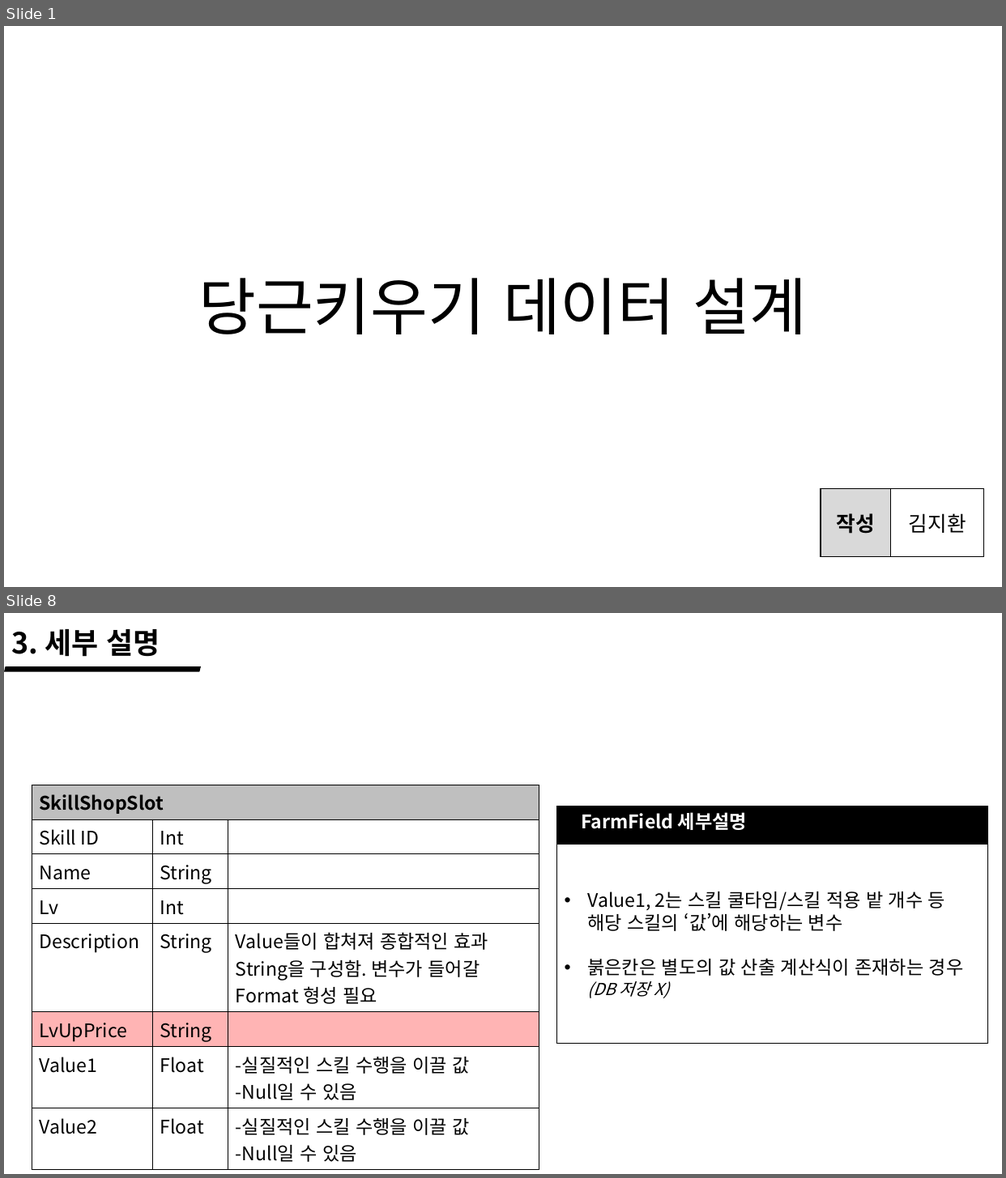
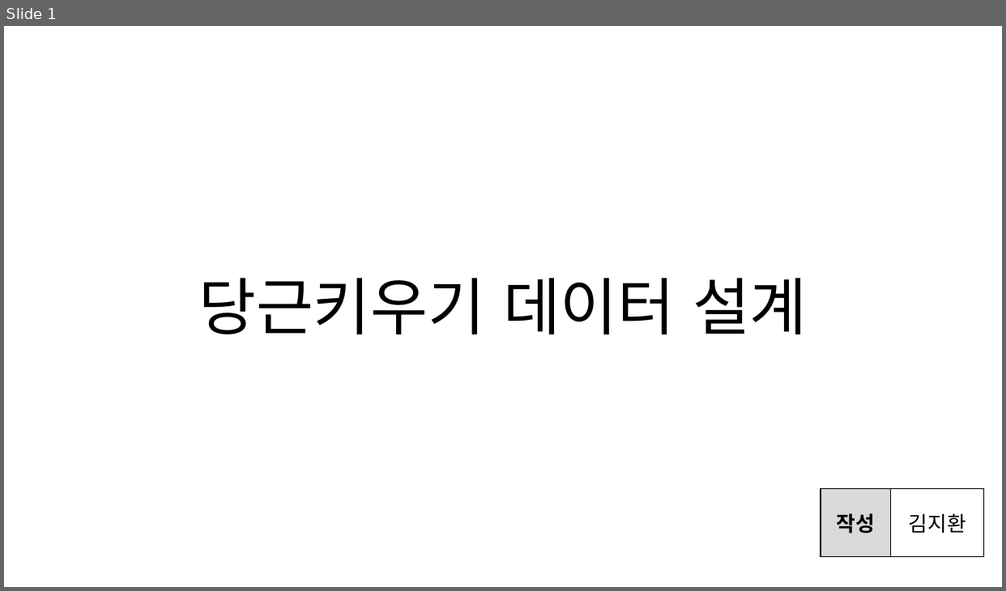
Before and after one commit to wlrud753/CarryCarrot, a slide deck: 기획서/당근키우기 데이터 설계.pptx. Shown one above the other, each under a label of ours: slides 1 and 8 before the commit, slide 1 after it; the slides between them are not shown. The pictures are 1006x1178 and 1006x591 pixels, drawn with LibreOffice and Linux fonts; fonts in the diff are those of the drawing. Boxes give left, top, right and bottom in pixels: in the first picture for what was removed or moved away, otherwise in the second. Text is boxed around its words. In the diff, an @@ line names an element or a change of style, - is before the commit and + after.

```diff
--- a/기획서/당근키우기 데이터 설계.pptx
+++ b/기획서/당근키우기 데이터 설계.pptx
@@ slide 8 removed at (4, 613, 1002, 1174), background #FFFFFF @@
@@ text removed at (11, 629, 160, 657) @@
-3. 세부 설명
@@ parallelogram removed at (4, 667, 201, 672) @@
@@ table removed at (32, 786, 539, 1165), 8 rows, 3 columns @@
-SkillShopSlot |  | 
-Skill ID | Int | 
-Name | String | 
-Lv | Int | 
-Description | String | Value들이 합쳐져 종합적인 효과 String을 구성함. 변수가 들어갈 Format 형성 필요
-LvUpPrice | String | 
-Value1 | Float | -실질적인 스킬 수행을 이끌 값 / -Null일 수 있음
-Value2 | Float | -실질적인 스킬 수행을 이끌 값 / -Null일 수 있음
@@ rectangle removed at (557, 806, 988, 1043) @@
@@ text removed at (581, 812, 747, 830) @@
-FarmField 세부설명
@@ rectangle removed at (557, 844, 988, 1043) @@
-• Value1, 2는 스킬 쿨타임/스킬 적용 밭 개수 등 해당 스킬의 ‘값’에 해당하는 변수
-• 붉은칸은 별도의 값 산출 계산식이 존재하는 경우
-  (DB 저장 X)
```
Also in this commit, not shown: 1 slide changed, 4 slides added, 5 other slides removed, 1 other file.
